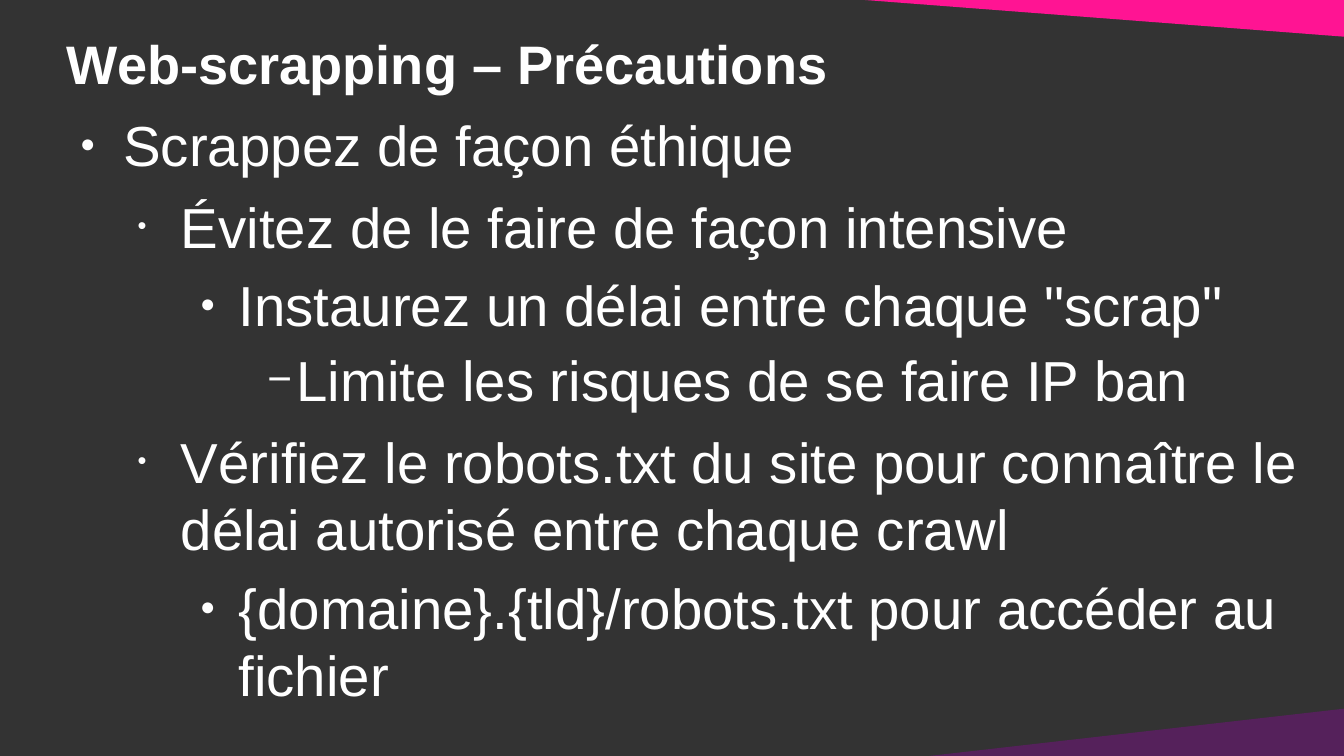
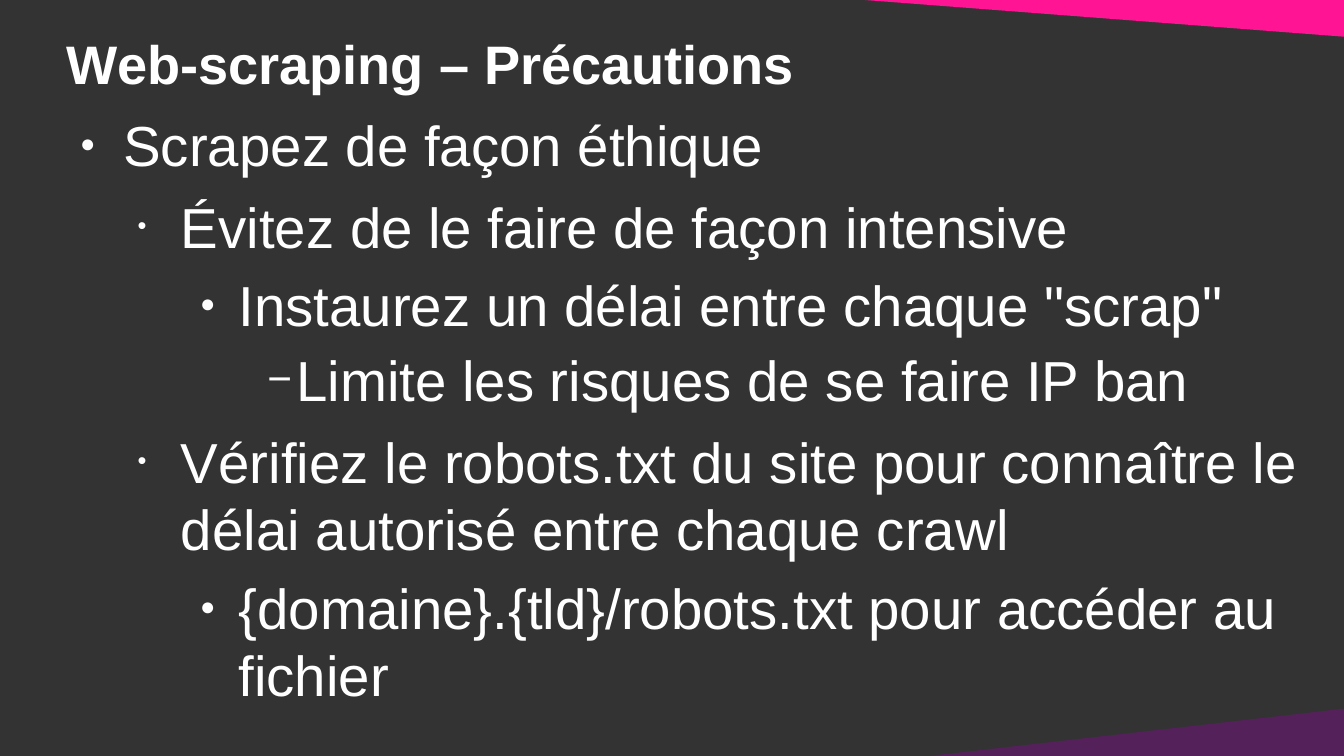
Before and after one commit to DanYellow/cours, a slide deck: slide 11 of data-journalisme-s4/travaux-pratiques/numero-2/presentation.odp. Drawn at 1344x756 pixels with LibreOffice and Linux fonts; fonts in the diff are those of the drawing. Boxes give left, top, right and bottom in pixels: in the first picture for what was removed or moved away, otherwise in the second. Text is boxed around its words. In the diff, an @@ line names an element or a change of style, - is before the commit and + after.

```diff
--- a/data-journalisme-s4/travaux-pratiques/numero-2/presentation.odp
+++ b/data-journalisme-s4/travaux-pratiques/numero-2/presentation.odp
@@ title at box(67, 44, 794, 93): text changed @@
-Web-scrapping – Précautions
+Web-scraping – Précautions
@@ text at box(123, 124, 763, 177): text changed @@
-● Scrappez de façon éthique
+● Scrapez de façon éthique
```
Also in this commit, not shown: 5 other slides changed, 1 other file.
